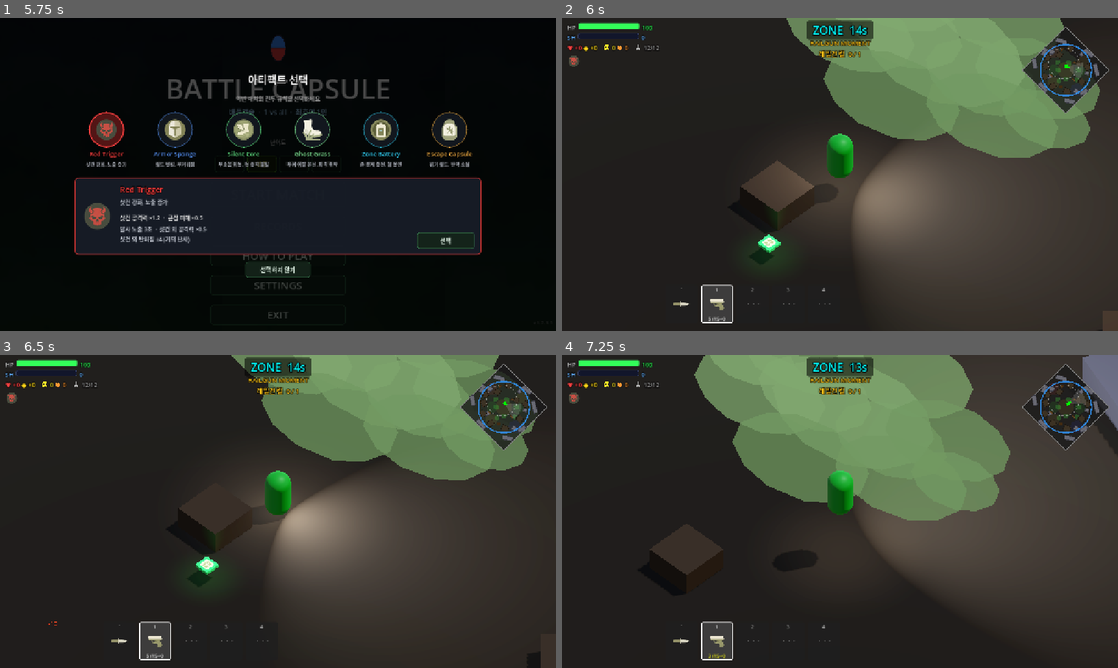
Above: before the commit, frames 1-4 (two rows, left to right).
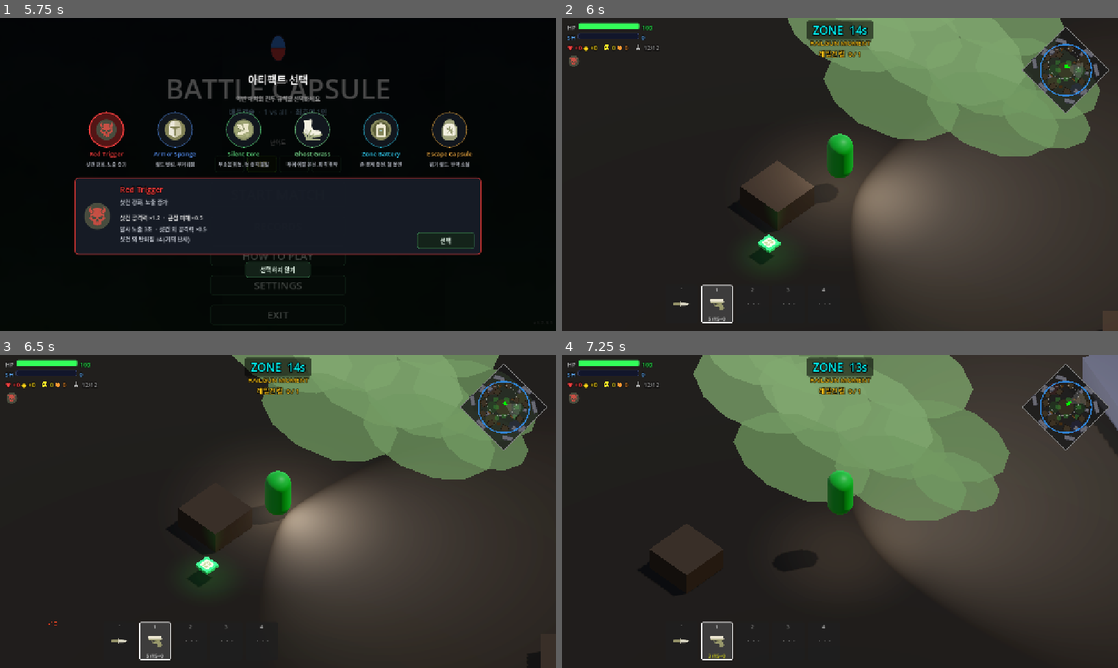
Above: after the commit, the same moments.

Repository: Kyulhee/battle-capsule
Game: Godot game, scene res://src/Main.tscn
Same seed, same stepped clock (60 frames per second), same inputs: the game is played once before the commit and once after it.
Inputs (mouse positions are in pixels of both pictures, inside the frame that each line leads up to):
- Up to frame 1 (5.75 s): click "START MATCH" at 0.5 s; click "START MATCH" at 1.25 s; click "쉬움" at 2 s; click "보통" at 2.75 s; click "어려움" at 3.5 s; click "지옥" at 4.25 s; click "RECORDS" at 5 s
- Up to frame 2 (6 s): click "선택" at 5.75 s
- Up to frame 3 (6.5 s): no input
- Up to frame 4 (7.25 s): tap Enter at 6.5 s; move the mouse to (962, 495) at 6.52 s; press the mouse at (962, 495) at 6.53 s; hold D (ui_right) from 6.53 s (still down); tap Space at 6.77 s

Frame 1 is identical in both runs. In frame 2, 0.2% of the frame differs, in the area x 40-88%, y 0-45%; in frame 3, 0.2%; in frame 4, 0.2%.

Commit message:
add abstract bot night awareness

Diff:
--- a/src/entities/Entity.gd
+++ b/src/entities/Entity.gd
@@ -11,6 +11,13 @@
 const ITEM_LOS_MASK: int = 1 | 8
 const PERCEPTION_UPDATE_INTERVAL_DEFAULT := 0.08
 const PERCEPTION_UPDATE_INTERVAL_PLAYER := 0.05
+const NIGHT_AWARENESS_THEME_PREFIX := "night_artificial_forest"
+const NIGHT_AWARENESS_DARK_RANGE_MULT := 0.86
+const NIGHT_AWARENESS_SIGNATURE_RANGE_BONUS := 0.18
+const NIGHT_AWARENESS_REVEAL_RANGE_MULT := 1.12
+const NIGHT_AWARENESS_DARK_DWELL_MULT := 1.15
+const NIGHT_AWARENESS_SIGNATURE_DWELL_RELIEF := 0.10
+const NIGHT_AWARENESS_REVEAL_DWELL_MULT := 0.75
 
 var display_name: String = ""
 var kill_streak: int = 0
@@ -34,6 +41,8 @@
 var perception_meters: Dictionary = {}
 var _perception_timer: float = 0.0
 var _perception_accumulated_delta: float = 0.0
+var _night_awareness_checked: bool = false
+var _night_awareness_active: bool = false
 
 # Assist tracking: attacker node -> last hit timestamp
 var damage_history: Dictionary = {}
@@ -108,14 +117,82 @@
 	if target.is_in_bush and not same_bush and target.reveal_timer <= 0.0 and dist > stats.fov_near_range:
 		return false
 	var target_stealth := 1.0 if same_bush or target.reveal_timer > 0.0 else target.stealth_modifier
-	var effective_range = stats.vision_range * target_stealth
+	var effective_range = stats.vision_range * target_stealth * _night_awareness_range_mult(target)
 	if dist > effective_range and dist > stats.fov_near_range: return false
 	return has_los_to(target)
 
 func _perception_dwell_for(target: Entity) -> float:
+	var dwell := target.stats.dwell_time_open
 	if target.is_in_bush and not is_in_same_bush_as(target):
-		return target.stats.dwell_time_bush
-	return target.stats.dwell_time_open
+		dwell = target.stats.dwell_time_bush
+	return dwell * _night_awareness_dwell_mult(target)
+
+func _night_awareness_range_mult(target: Entity) -> float:
+	if not _uses_abstract_night_awareness() or target == null:
+		return 1.0
+	if target.reveal_timer > 0.0:
+		return NIGHT_AWARENESS_REVEAL_RANGE_MULT
+	var signature := clampf(target.get_night_awareness_signature(), 0.0, 1.0)
+	return clampf(
+		NIGHT_AWARENESS_DARK_RANGE_MULT + signature * NIGHT_AWARENESS_SIGNATURE_RANGE_BONUS,
+		NIGHT_AWARENESS_DARK_RANGE_MULT,
+		1.02
+	)
+
+func _night_awareness_dwell_mult(target: Entity) -> float:
+	if not _uses_abstract_night_awareness() or target == null:
+		return 1.0
+	if target.reveal_timer > 0.0:
+		return NIGHT_AWARENESS_REVEAL_DWELL_MULT
+	var signature := clampf(target.get_night_awareness_signature(), 0.0, 1.0)
+	return clampf(
+		NIGHT_AWARENESS_DARK_DWELL_MULT - signature * NIGHT_AWARENESS_SIGNATURE_DWELL_RELIEF,
+		1.05,
+		NIGHT_AWARENESS_DARK_DWELL_MULT
+	)
+
+func get_night_awareness_signature() -> float:
+	if not stats:
+		return 0.0
+	if reveal_timer > 0.0:
+		return 1.0
+	var speed := Vector2(velocity.x, velocity.z).length()
+	return 0.35 if speed >= stats.move_speed * 0.5 else 0.0
+
+func _uses_abstract_night_awareness() -> bool:
+	return is_in_group("bots") and _is_night_awareness_map()
+
+func _is_night_awareness_map() -> bool:
+	if _night_awareness_checked:
+		return _night_awareness_active
+	_night_awareness_checked = true
+	_night_awareness_active = false
+	var main = get_tree().root.get_node_or_null("Main") if is_inside_tree() else null
+	if not main:
+		return false
+	var metadata: Dictionary = {}
+	var current_map_spec = main.get("map_spec")
+	if current_map_spec != null:
+		var raw_metadata = current_map_spec.get("metadata")
+		if typeof(raw_metadata) == TYPE_DICTIONARY:
+			metadata = raw_metadata
+	if metadata.is_empty():
+		metadata["id"] = String(main.get("map_spec_path"))
+	var theme := String(metadata.get("theme", "")).strip_edges().to_lower()
+	var id := String(metadata.get("id", "")).to_lower()
+	var layout := String(metadata.get("layout", "")).to_lower()
+	_night_awareness_active = theme.begins_with(NIGHT_AWARENESS_THEME_PREFIX) \
+		or id.contains("night") \
+		or layout.contains("night")
+	return _night_awareness_active
+
+func debug_night_awareness_for(target: Entity) -> Dictionary:
+	return {
+		"active": _uses_abstract_night_awareness(),
+		"range_mult": _night_awareness_range_mult(target),
+		"dwell_mult": _night_awareness_dwell_mult(target),
+		"target_signature": target.get_night_awareness_signature() if target != null else 0.0,
+	}
 
 # Legacy compatibility: kept so old code calling can_be_seen_by still works
 func can_be_seen_by(viewer: Entity) -> bool:
--- a/src/entities/player/Player.gd
+++ b/src/entities/player/Player.gd
@@ -333,6 +333,19 @@
 
 func debug_night_readability_state() -> Dictionary:
 	return _night_readability.debug_state()
+
+func is_night_readability_active() -> bool:
+	return _night_readability.is_active()
+
+func get_night_awareness_signature() -> float:
+	var signature := super.get_night_awareness_signature()
+	if not _night_readability.is_active():
+		return signature
+	signature = maxf(signature, 0.45)
+	var speed := Vector2(velocity.x, velocity.z).length()
+	if stats and speed >= stats.move_speed * 0.5:
+		signature = maxf(signature, 0.65)
+	return signature
 
 func _process(delta):
 	_handle_wall_transparency(delta)
--- /dev/null
+++ b/tools/verify_bot_night_awareness.gd
@@ -0,0 +1,143 @@
+extends SceneTree
+
+
+class FakeMain:
+	extends Node
+
+	var map_spec = {
+		"metadata": {
+			"id": "night_artificial_forest_candidate",
+			"theme": "night_artificial_forest",
+			"layout": "diagonal_night_probe",
+		}
+	}
+	var map_spec_path := "res://data/mapSpec_night_forest_candidate.json"
+
+
+func _init():
+	call_deferred("_run")
+
+
+func _run() -> void:
+	if not _verify_night_awareness_modifiers():
+		quit(1)
+		return
+	if not _verify_player_night_signature():
+		quit(1)
+		return
+
+	print("Bot night awareness smoke passed.")
+	quit(0)
+
+
+func _verify_night_awareness_modifiers() -> bool:
+	var entity_script = load("res://src/entities/Entity.gd")
+	var stats_script = load("res://src/core/StatsData.gd")
+	var main := FakeMain.new()
+	main.name = "Main"
+	root.add_child(main)
+
+	var bot = _make_entity(entity_script, stats_script, "NightBot", Vector3.ZERO)
+	bot.add_to_group("bots")
+	var target = _make_entity(entity_script, stats_script, "Target", Vector3(0.0, 0.0, -10.0))
+	root.add_child(bot)
+	root.add_child(target)
+
+	var dark_state: Dictionary = bot.debug_night_awareness_for(target)
+	if not bool(dark_state.get("active", false)):
+		_free_nodes([main, bot, target])
+		return _fail("Night candidate did not activate abstract bot night awareness.")
+	if float(dark_state.get("range_mult", 1.0)) >= 1.0:
+		_free_nodes([main, bot, target])
+		return _fail("Dark target should reduce bot night awareness range.")
+	if float(dark_state.get("dwell_mult", 1.0)) <= 1.0:
+		_free_nodes([main, bot, target])
+		return _fail("Dark target should increase bot night awareness dwell.")
+
+	target.velocity = Vector3(target.stats.move_speed, 0.0, 0.0)
+	var moving_state: Dictionary = bot.debug_night_awareness_for(target)
+	if float(moving_state.get("target_signature", 0.0)) <= 0.0:
+		_free_nodes([main, bot, target])
+		return _fail("Moving target did not produce a night awareness signature.")
+	if float(moving_state.get("range_mult", 0.0)) <= float(dark_state.get("range_mult", 0.0)):
+		_free_nodes([main, bot, target])
+		return _fail("Moving target should be easier to range-detect than a quiet dark target.")
+	if float(moving_state.get("dwell_mult", 9.0)) >= float(dark_state.get("dwell_mult", 9.0)):
+		_free_nodes([main, bot, target])
+		return _fail("Moving target should reduce night awareness dwell compared to a quiet target.")
+
+	target.reveal_timer = 2.0
+	var revealed_state: Dictionary = bot.debug_night_awareness_for(target)
+	if float(revealed_state.get("range_mult", 0.0)) <= 1.0:
+		_free_nodes([main, bot, target])
+		return _fail("Revealed target should overcome the night range penalty.")
+	if float(revealed_state.get("dwell_mult", 9.0)) >= 1.0:
+		_free_nodes([main, bot, target])
+		return _fail("Revealed target should reduce bot dwell below the normal baseline.")
+
+	main.map_spec = {"metadata": {"id": "day_forest", "theme": "forest", "layout": "default"}}
+	bot._night_awareness_checked = false
+	var day_state: Dictionary = bot.debug_night_awareness_for(target)
+	if bool(day_state.get("active", true)):
+		_free_nodes([main, bot, target])
+		return _fail("Default forest map should not activate bot night awareness.")
+	if absf(float(day_state.get("range_mult", 0.0)) - 1.0) > 0.001:
+		_free_nodes([main, bot, target])
+		return _fail("Default forest map should keep normal range multiplier.")
+
+	_free_nodes([main, bot, target])
+	return true
+
+
+func _verify_player_night_signature() -> bool:
+	var player_script = load("res://src/entities/player/Player.gd")
+	var stats_script = load("res://src/core/StatsData.gd")
+	var player = player_script.new()
+	player.stats = stats_script.new()
+
+	if float(player.get_night_awareness_signature()) != 0.0:
+		player.free()
+		return _fail("Inactive player night readability should not add a light signature.")
+
+	player._night_readability.set_active(true)
+	var lit_signature := float(player.get_night_awareness_signature())
+	if lit_signature < 0.45:
+		player.free()
+		return _fail("Active player night readability should add a minimum light signature.")
+
+	player.velocity = Vector3(player.stats.move_speed, 0.0, 0.0)
+	var running_signature := float(player.get_night_awareness_signature())
+	if running_signature <= lit_signature:
+		player.free()
+		return _fail("Running with night readability should increase the player signature.")
+
+	player.free()
+	return true
+
+
+func _make_entity(entity_script: Script, stats_script: Script, entity_name: String, pos: Vector3):
+	var entity = entity_script.new()
+	entity.name = entity_name
+	entity.stats = stats_script.new()
+	entity.stats.vision_range = 25.0
+	entity.stats.fov_near_range = 3.0
+	entity.stats.fov_angle = 120.0
+	entity.stats.dwell_time_open = 0.3
+	entity.stats.dwell_time_bush = 0.8
+	entity.position = pos
+	return entity
+
+
+func _free_nodes(nodes: Array) -> void:
+	for node in nodes:
+		if node == null:
+			continue
+		if node is Node and node.get_parent() != null:
+			node.get_parent().remove_child(node)
+		if node is Object:
+			node.free()
+
+
+func _fail(message: String) -> bool:
+	push_error(message)
+	return false
Not shown, changed: docs/DEVLOG.md
Not shown, changed: docs/HANDOFF.md
Not shown, changed: docs/MASTERPLAN.md
Not shown, changed: docs/TESTING.md
